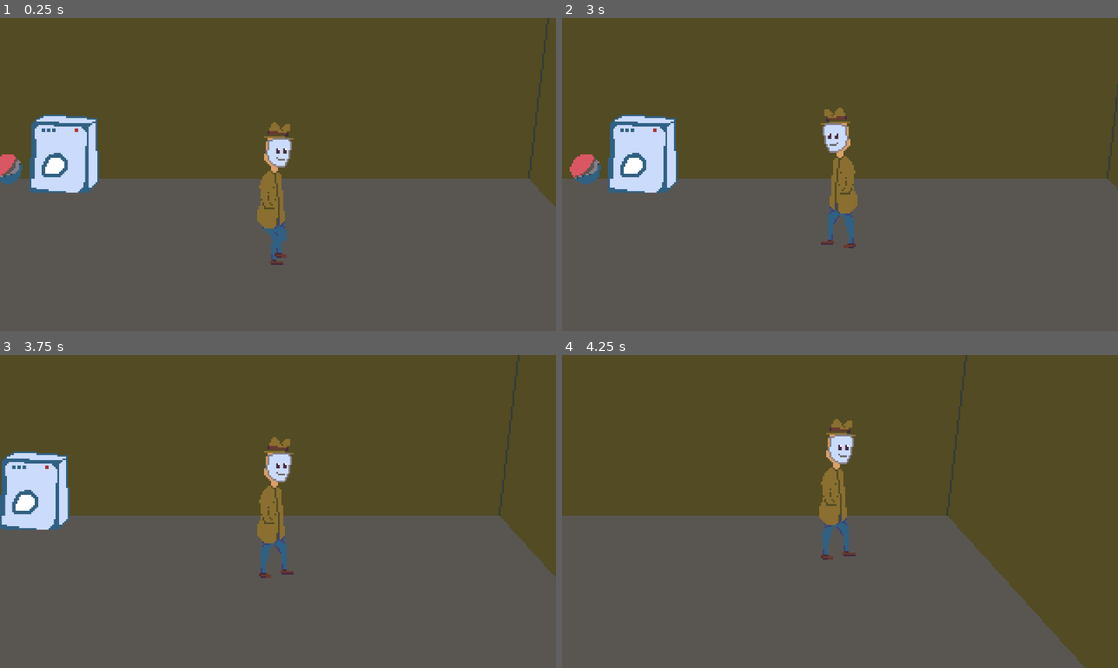
Above: before the commit, frames 1-4 (two rows, left to right).
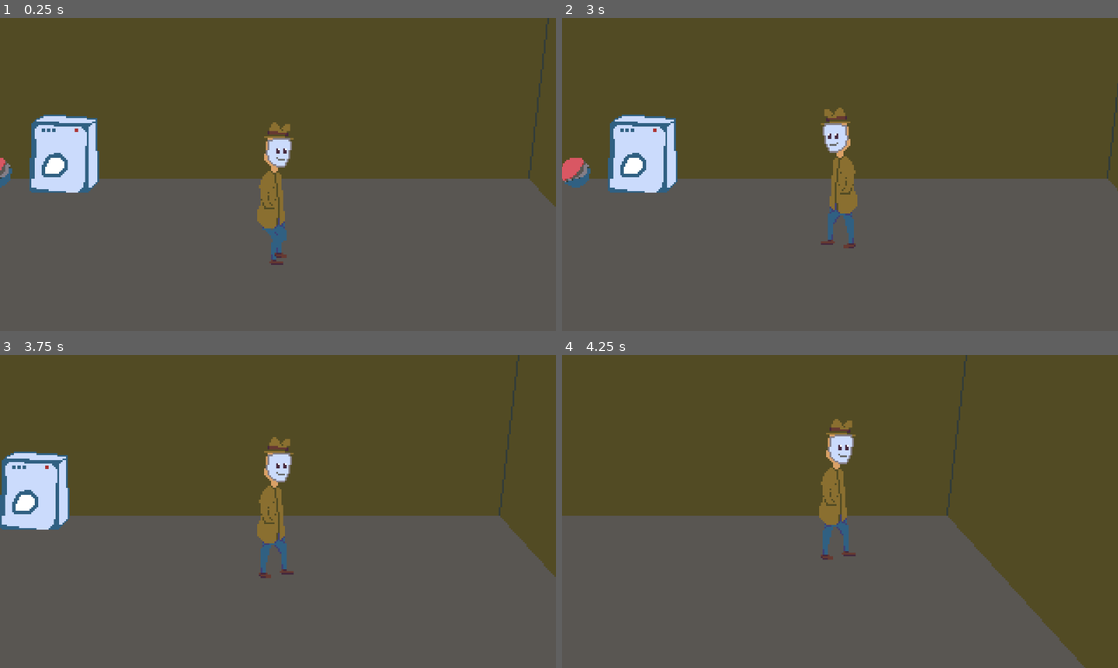
Above: after the commit, the same moments.

Repository: TerjeBallestad/pespi-mask
Game: Godot game, scene res://scenes/basement.tscn
The game is run twice, just before and just after one commit, with the same random seed, the same clock (stepped at 60 frames per second) and the same inputs. This scene is started directly instead of the project's main scene.
Inputs (mouse positions are in pixels of both pictures, inside the frame that each line leads up to):
- Up to frame 1 (0.25 s): no input
- Up to frame 2 (3 s): tap Enter at 0.5, 2 s; move the mouse to (962, 158) at 0.52 s; click (962, 158) at 0.67 s; tap Space at 1.25, 2.75 s; move the mouse to (728, 190) at 1.27 s; click (728, 190) at 1.42 s; move the mouse to (895, 105) at 2.02 s; click (895, 105) at 2.17 s; move the mouse to (812, 237) at 2.77 s; click (812, 237) at 2.92 s
- Up to frame 3 (3.75 s): tap Enter at 3.5 s; move the mouse to (444, 558) at 3.52 s; click (444, 558) at 3.67 s
- Up to frame 4 (4.25 s): no input

The runs differ from the first frame. In frame 1, 0.3% of the frame differs, in the area x 0-5%, y 43-55%; in frame 2, 0.4%, in the area x 0-7%, y 43-55%; in frame 3, nothing differs; in frame 4, nothing differs.

Commit message:
Add pepsi mask

Diff:
--- a/scenes/basement.tscn
+++ b/scenes/basement.tscn
@@ -3,7 +3,12 @@
 [ext_resource type="Texture2D" uid="uid://l7nocxxj8u0m" path="res://sprites/basement.png" id="1_wvfle"]
 [ext_resource type="PackedScene" uid="uid://iyl2b2hg026c" path="res://scenes/objects/protagonist.tscn" id="2_etyrx"]
 [ext_resource type="PackedScene" uid="uid://dpoq815ist814" path="res://scenes/navigation/exit_point.tscn" id="3_exit"]
-[ext_resource type="Script" uid="uid://b0nkgpaw424r1" path="res://scripts/camera_movement.gd" id="4_cam"]
+[ext_resource type="Script" path="res://scripts/camera_movement.gd" id="4_cam"]
+[ext_resource type="Script" uid="uid://u6vyhkavkgde" path="res://scripts/pepsi-mask.gd" id="5_1ctny"]
+[ext_resource type="Texture2D" uid="uid://ypf8rskx557o" path="res://sprites/pepsi-mask.png" id="6_kmq6a"]
+
+[sub_resource type="CircleShape2D" id="CircleShape2D_e0dxi"]
+radius = 16.0
 
 [node name="Basement" type="Node2D" unique_id=782234505]
 
@@ -27,3 +32,16 @@
 [node name="ExitToHallway" parent="." unique_id=1799794208 instance=ExtResource("3_exit")]
 position = Vector2(-190, 53)
 target_scene = "res://scenes/lobby.tscn"
+
+[node name="PepsiMask" type="Area2D" parent="." unique_id=636430246 groups=["clickableObject"]]
+position = Vector2(-117, 36)
+script = ExtResource("5_1ctny")
+metadata/_custom_type_script = "uid://u6vyhkavkgde"
+
+[node name="Sprite2D" type="Sprite2D" parent="PepsiMask" unique_id=786042780]
+texture = ExtResource("6_kmq6a")
+metadata/_edit_lock_ = true
+
+[node name="CollisionShape2D" type="CollisionShape2D" parent="PepsiMask" unique_id=1826610741]
+shape = SubResource("CircleShape2D_e0dxi")
+metadata/_edit_lock_ = true
--- /dev/null
+++ b/scripts/pepsi-mask.gd
@@ -0,0 +1,9 @@
+class_name PepsiMask extends ClickableObject
+
+func _ready() -> void:
+	super._ready()
+	object_interacted_with.connect(_on_interacted)
+
+func _on_interacted(_name: String):
+	GameState.put_on_mask()
+	queue_free()
Not shown, added: scripts/pepsi-mask.gd.uid
Binary file changed: sprites/basement.png
Binary file added: sprites/pepsi-mask.png
Not shown, added: sprites/pepsi-mask.png.import
